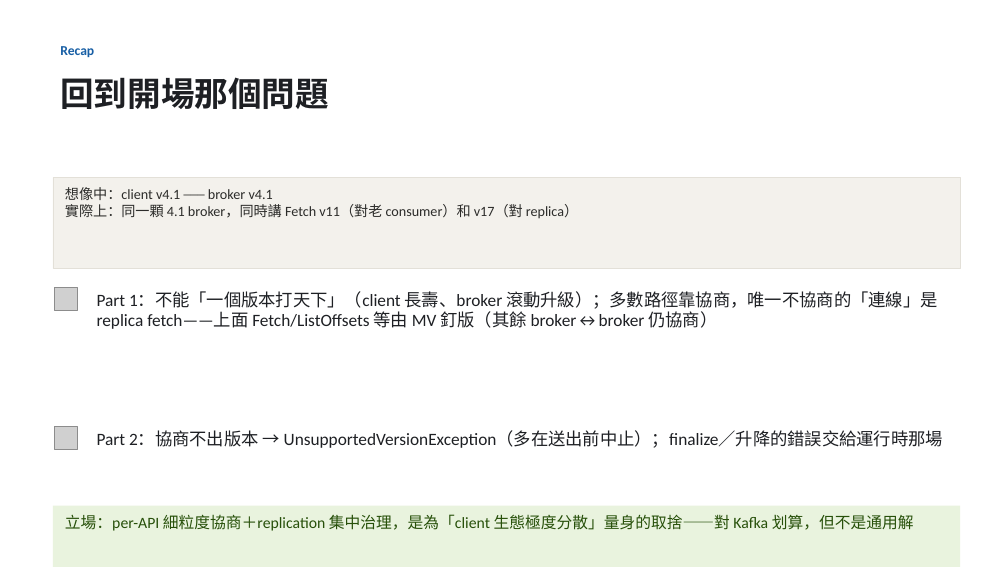
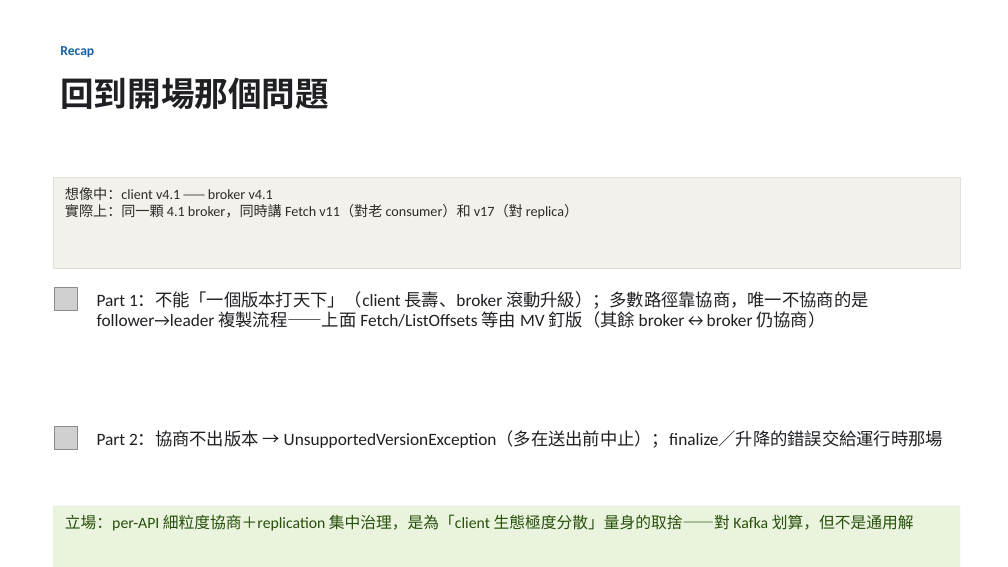
Before and after one commit to unknowntpo/kafka, a slide deck: slide 18 of study/version-control/kafka-version-negotiation.pptx. Drawn at 1008x567 pixels with LibreOffice and Linux fonts; fonts in the diff are those of the drawing; grey boxes stand for pictures. Boxes give left, top, right and bottom in pixels: in the first picture for what was removed or moved away, otherwise in the second. Text is boxed around its words. In the diff, an @@ line names an element or a change of style, - is before the commit and + after.

Commit message:
study(version-control): 連線改名「follower→leader 複製流程」——replica fetch 是 RPC 角色非連線名
- 該路徑本質是複製流程（對齊 OffsetsForLeaderEpoch → 定位 ListOffsets → 抓資料 Fetch，三支輪流走同一 blockingSender）
- deck 架構(a)/(b)、Recap、quiz 0：連線一律稱「複製流程」，Fetch 只指 RPC；replica fetch 保留給舉例張（Fetch 的 replica 身分）
- rpc-version-selection.md 同步用詞

```diff
--- a/study/version-control/kafka-version-negotiation.pptx
+++ b/study/version-control/kafka-version-negotiation.pptx
@@ text at [97,291,868,328]: text changed @@
-Part 1：不能「一個版本打天下」（client 長壽、broker 滾動升級）；多數路徑靠協商，唯一不協商的「連線」是 replica fetch——上面 Fetch/ListOffsets 等由 MV 釘版（其餘 broker↔broker 仍協商）
+Part 1：不能「一個版本打天下」（client 長壽、broker 滾動升級）；多數路徑靠協商，唯一不協商的是 follower→leader 複製流程——上面 Fetch/ListOffsets 等由 MV 釘版（其餘 broker↔broker 仍協商）
```
Also in this commit, not shown: 4 other slides changed, 2 other files.
